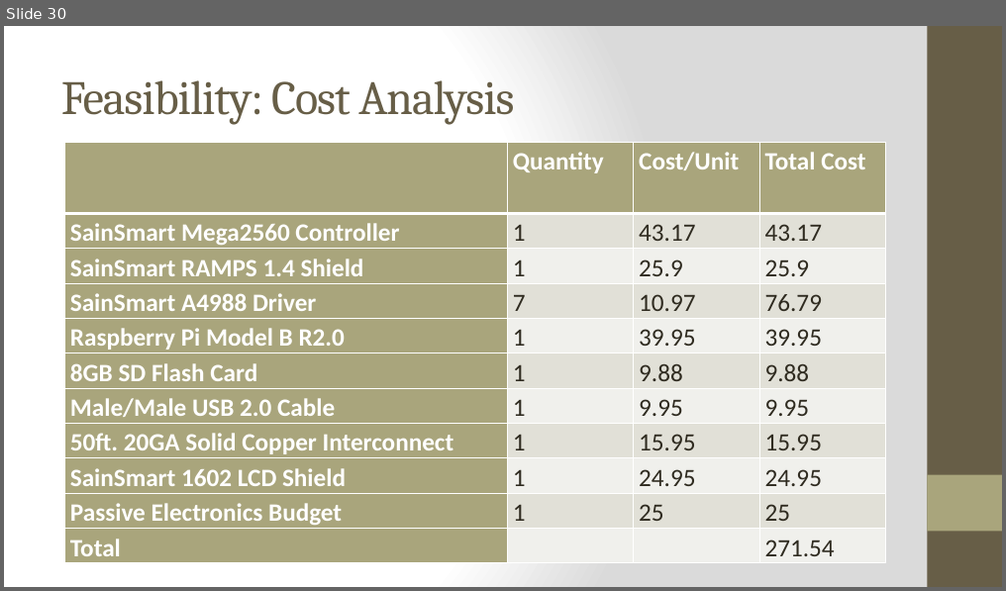
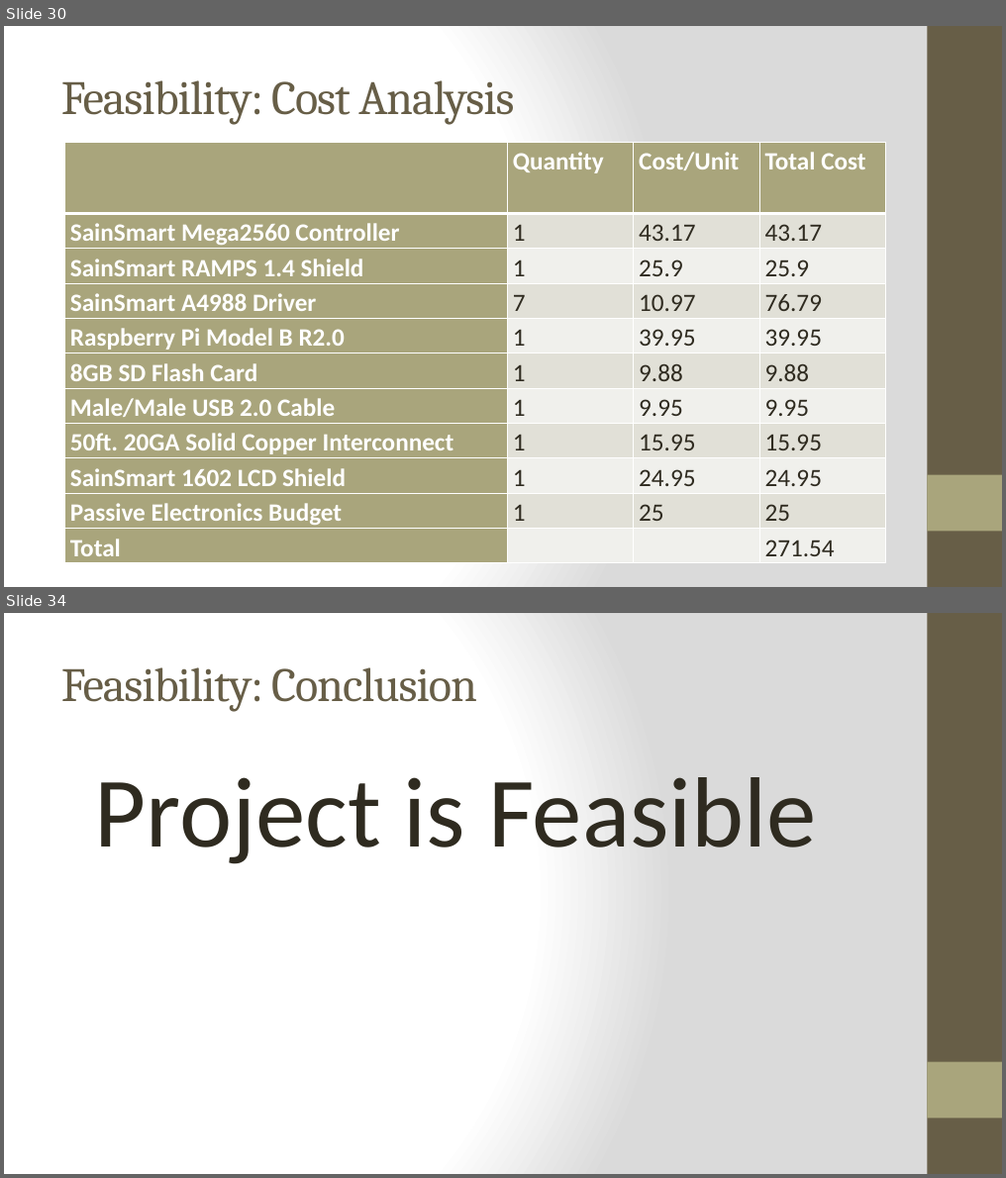
Before and after one commit to qpHalcy0n/SRDesign, a slide deck: SRS Presentation/SRS Presentation.pptx. Shown one above the other, each under a label of ours: slide 30 before the commit, slides 30 and 34 after it; the slides between them are not shown. The pictures are 1006x591 and 1006x1178 pixels, drawn with LibreOffice and Linux fonts; fonts in the diff are those of the drawing. Boxes give left, top, right and bottom in pixels: in the first picture for what was removed or moved away, otherwise in the second. Text is boxed around its words. In the diff, an @@ line names an element or a change of style, - is before the commit and + after.

```diff
--- a/SRS Presentation/SRS Presentation.pptx
+++ b/SRS Presentation/SRS Presentation.pptx
@@ slide 34 added at bbox=[4, 613, 1002, 1174], background gradient #FFFFFF to #DADADA; not listed: 2 template elements that a slide beside it also shows @@
@@ title added at bbox=[61, 667, 477, 712], 46 pt, text #675E47 @@
+Feasibility: Conclusion
@@ text added at bbox=[95, 777, 817, 864], 96 pt, text #2F2B20 @@
+  Project is Feasible
```
Also in this commit, not shown: 3 other slides added, 1 slide removed.
